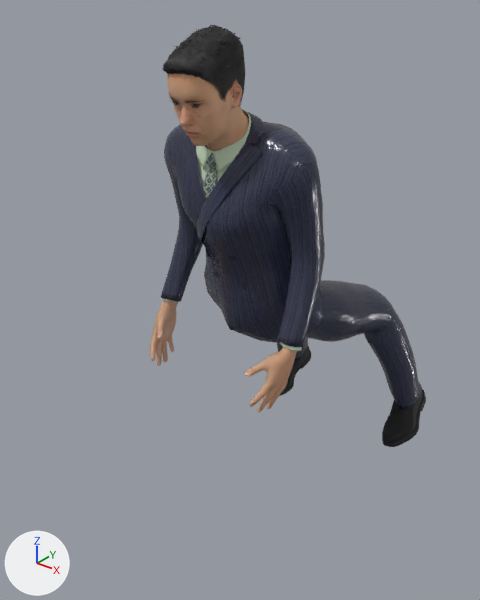
The glTF model assets/personaggi/realistici/sella/uomo-05.glb: old version first, new version second.
Camera for both pictures: a 50 mm camera at (1.168, -1.573, 1.692) aimed at (-0.056, -0.043, 0.744). The lights are fixed; the arrows at lower left show +X, +Y and +Z. The picture after the commit comes second. Vertices at exactly the same position are counted once.

In view in the first picture: 'Human', 'Human.shoes03', 'Human.short01', 'Human.toigo_male_double-breasted_suit'.
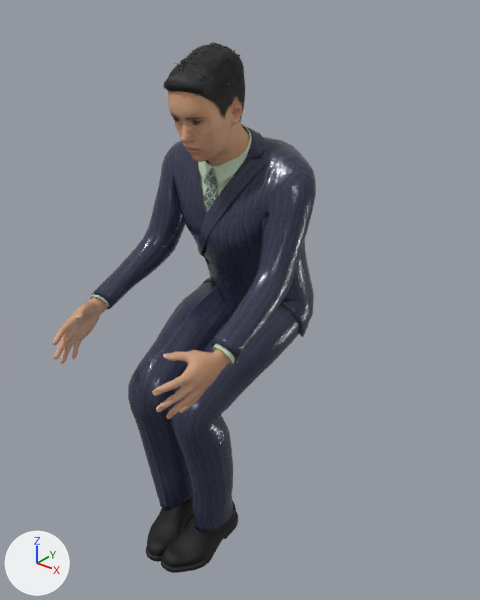
Changed parts and their boxes [x1, y1, x2, y2] in the pictures (480 x 600 px; the box of a moved part takes in the faces that stretch with it):
'Human.toigo_male_double-breasted_suit', reshaped, moved (13% narrower, 36% taller)
    before: [161, 108, 421, 409]
    after: [90, 124, 316, 533]
'Human', reshaped, moved (34% wider)
    before: [150, 73, 297, 412]
    after: [53, 91, 250, 419]
'Human.shoes03', reshaped, moved
    before: [280, 346, 426, 447]
    after: [146, 499, 238, 573]
'Human.short01', moved
    before: [162, 25, 245, 106]
    after: [163, 42, 245, 122]
part 1 of me_base_004, moved or reshaped
    before: [150, 300, 178, 366]
    after: [53, 297, 107, 364]
part 2 of me_base_004, moved or reshaped
    before: [244, 347, 297, 412]
    after: [153, 349, 231, 419]
part 3 of me_shoes03, moved or reshaped
    before: [382, 384, 426, 447]
    after: [161, 502, 238, 573]
part 4 of me_shoes03, moved or reshaped
    before: [280, 346, 311, 396]
    after: [146, 499, 194, 562]
part 5 of me_suit_double_breasted, moved or reshaped
    before: [280, 342, 302, 351]
    after: [213, 343, 236, 364]
part 6 of me_suit_double_breasted, moved or reshaped
    before: [161, 298, 177, 302]
    after: [90, 294, 110, 308]
part 7 of me_suit_double_breasted, moved or reshaped
    before: [161, 115, 421, 409]
    after: [91, 130, 316, 533]

What changed in the scene script:
```text
Change me_base_004:
    used by ob_human; location = (0.0, 0.0, -0.233)
    remove me_base_004.from_pydata(...)  # 7684 vertices, 15276 faces; spans x -0.262..0.262, y -0.357..-0.101, z 0.774..1.795
    add me_base_004.from_pydata(...)  # 7684 vertices, 15276 faces; spans x -0.257..0.257, y -0.676..-0.101, z 0.999..1.795
    me_base_004 part 1: the loose piece of 1669 vertices spanning x -0.262..-0.166, y -0.318..-0.146, z 0.774..1.005 is multiplied about its middle by the matrix ((0.999, -0.031, -0.01), (0.03, 0.765, 0.643), (-0.013, -0.643, 0.766)), then moved by (0.008, -0.334, 0.198)
    me_base_004 part 2: the loose piece of 1669 vertices spanning x 0.166..0.262, y -0.318..-0.146, z 0.774..1.005 is multiplied about its middle by the matrix ((0.999, 0.031, 0.01), (-0.03, 0.765, 0.643), (0.013, -0.643, 0.766)), then moved by (-0.008, -0.334, 0.198)
    other edits to the shape of me_base_004 do not show in these pictures
Change me_shoes03:
    used by ob_human_shoes03; location = (0.0, 0.0, -0.233)
    remove me_shoes03.from_pydata(...)  # 2222 vertices, 4128 faces; spans x -0.364..0.364, y 0.46..0.741, z 0.233..0.563
    add me_shoes03.from_pydata(...)  # 2222 vertices, 4128 faces; spans x -0.13..0.13, y -0.533..-0.24, z 0.274..0.561
    me_shoes03 part 3: the loose piece of 759 vertices spanning x 0.233..0.364, y 0.46..0.741, z 0.233..0.437 is multiplied about its middle by the matrix ((0.956, 0.089, 0.28), (-0.15, 0.967, 0.205), (-0.253, -0.238, 0.938)), then moved by (-0.226, -0.983, 0.005)
    me_shoes03 part 4: the loose piece of 759 vertices spanning x -0.364..-0.233, y 0.46..0.741, z 0.233..0.437 is multiplied about its middle by the matrix ((0.956, -0.089, -0.28), (0.15, 0.967, 0.205), (0.253, -0.238, 0.938)), then moved by (0.226, -0.983, 0.005)
    other edits to the shape of me_shoes03 do not show in these pictures
Change me_suit_double_breasted:
    used by ob_human_toigo_male_double_breasted_suit; location = (0.0, 0.0, -0.233)
    remove me_suit_double_breasted.from_pydata(...)  # 5393 vertices, 10062 faces; spans x -0.334..0.334, y -0.26..0.7, z 0.371..1.609
    add me_suit_double_breasted.from_pydata(...)  # 5393 vertices, 10062 faces; spans x -0.268..0.268, y -0.5..0.12, z 0.388..1.609
    me_suit_double_breasted part 5: the loose piece of 96 vertices spanning x 0.207..0.271, y -0.208..-0.141, z 0.96..0.994 is multiplied about its middle by the matrix ((0.999, 0.031, 0.01), (-0.03, 0.765, 0.643), (0.013, -0.643, 0.766)), then moved by (-0.005, -0.292, 0.141)
    me_suit_double_breasted part 6: the loose piece of 96 vertices spanning x -0.269..-0.204, y -0.209..-0.142, z 0.964..0.999 is multiplied about its middle by the matrix ((0.999, -0.031, -0.01), (0.03, 0.765, 0.643), (-0.013, -0.643, 0.766)), then moved by (0.005, -0.289, 0.14)
    me_suit_double_breasted part 7: 3571 of 5393 vertices moved; they spanned x -0.334..0.334, y -0.249..0.7, z 0.371..1.592 and now span x -0.268..0.268, y -0.5..0.12, z 0.388..1.592; mean shift (0.0, -0.338, 0.03); largest move (-0.313, 0.557, 0.38) -> (-0.095, -0.417, 0.389)
    other edits to the shape of me_suit_double_breasted do not show in these pictures
Change ob_human:
    ob_human.location: (0.0, 0.0, -0.233) -> (0.0, 0.0, -0.274)
Change ob_human_shoes03:
    ob_human_shoes03.location: (0.0, 0.0, -0.233) -> (0.0, 0.0, -0.274)
Change ob_human_short01:
    ob_human_short01.location: (0.0, 0.0, -0.233) -> (0.0, 0.0, -0.274)
Change ob_human_toigo_male_double_breasted_suit:
    ob_human_toigo_male_double_breasted_suit.location: (0.0, 0.0, -0.233) -> (0.0, 0.0, -0.274)
```
